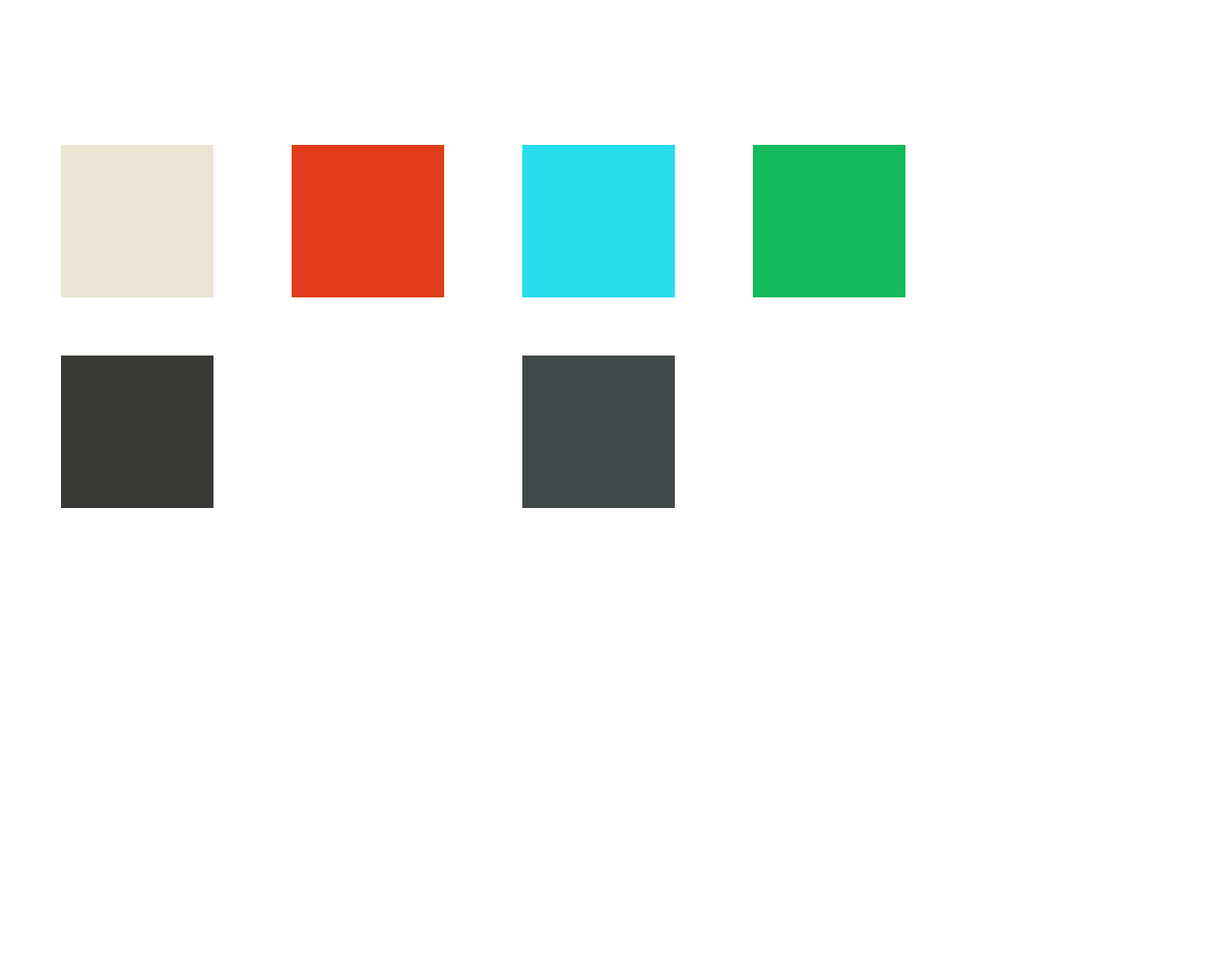
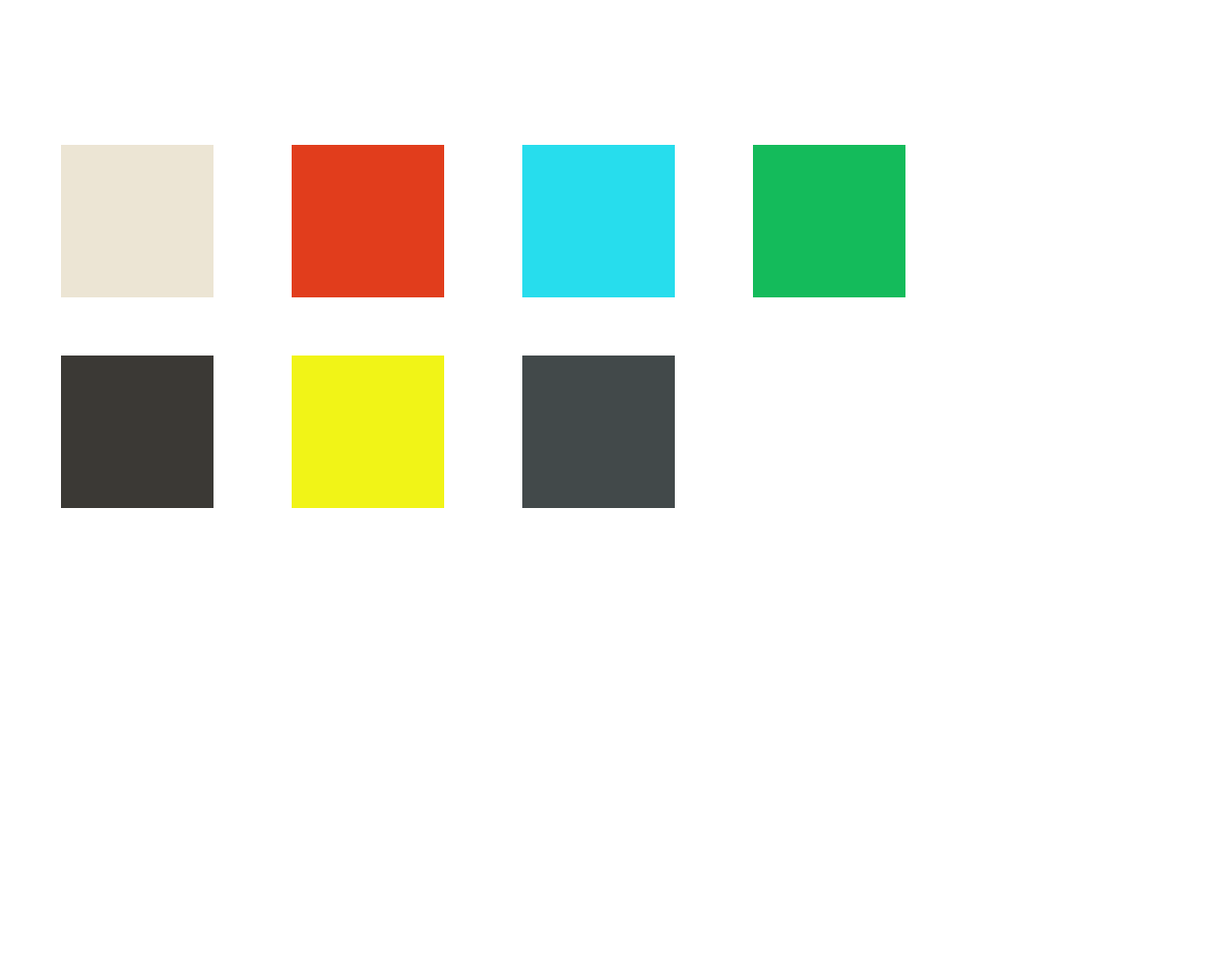
Revision of a layered 1220x976 image; what changed, layer by layer:
added layer "Rectangle 1 copy 6" above "Rectangle 1" over [291, 355, 445, 509]
